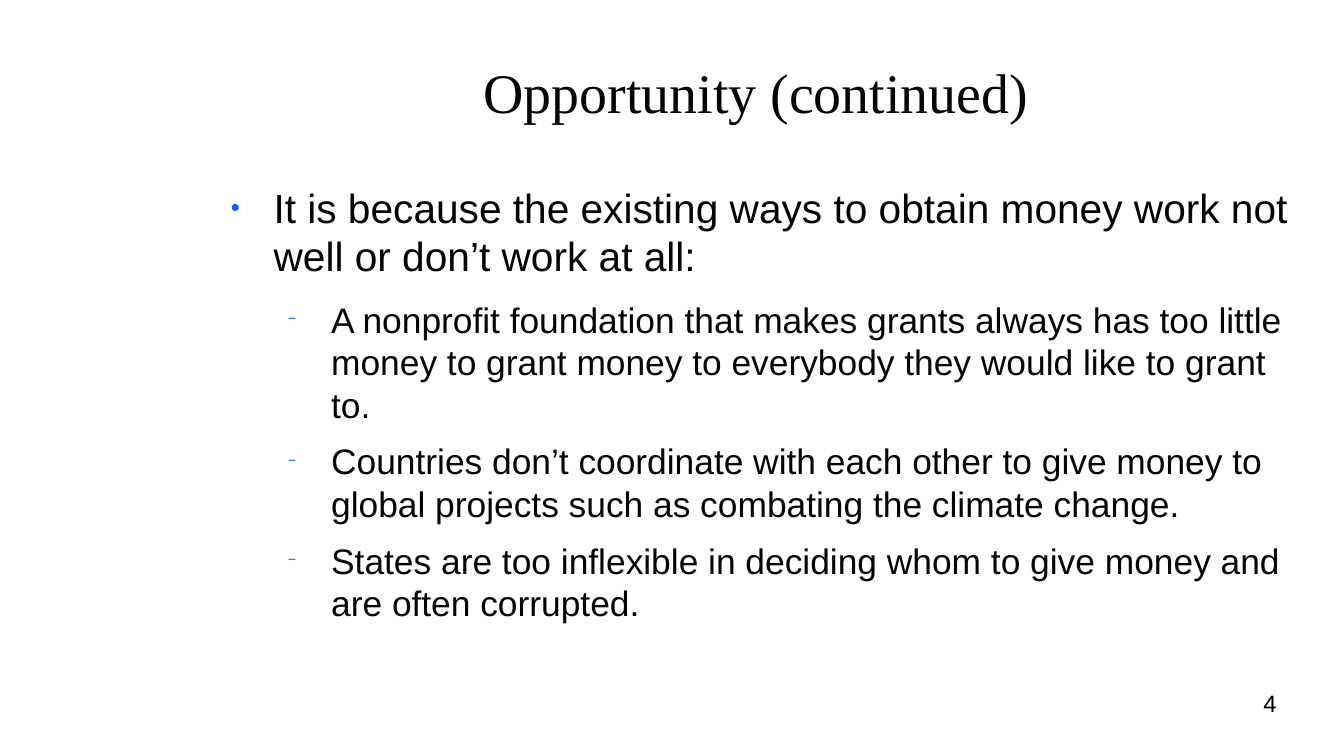
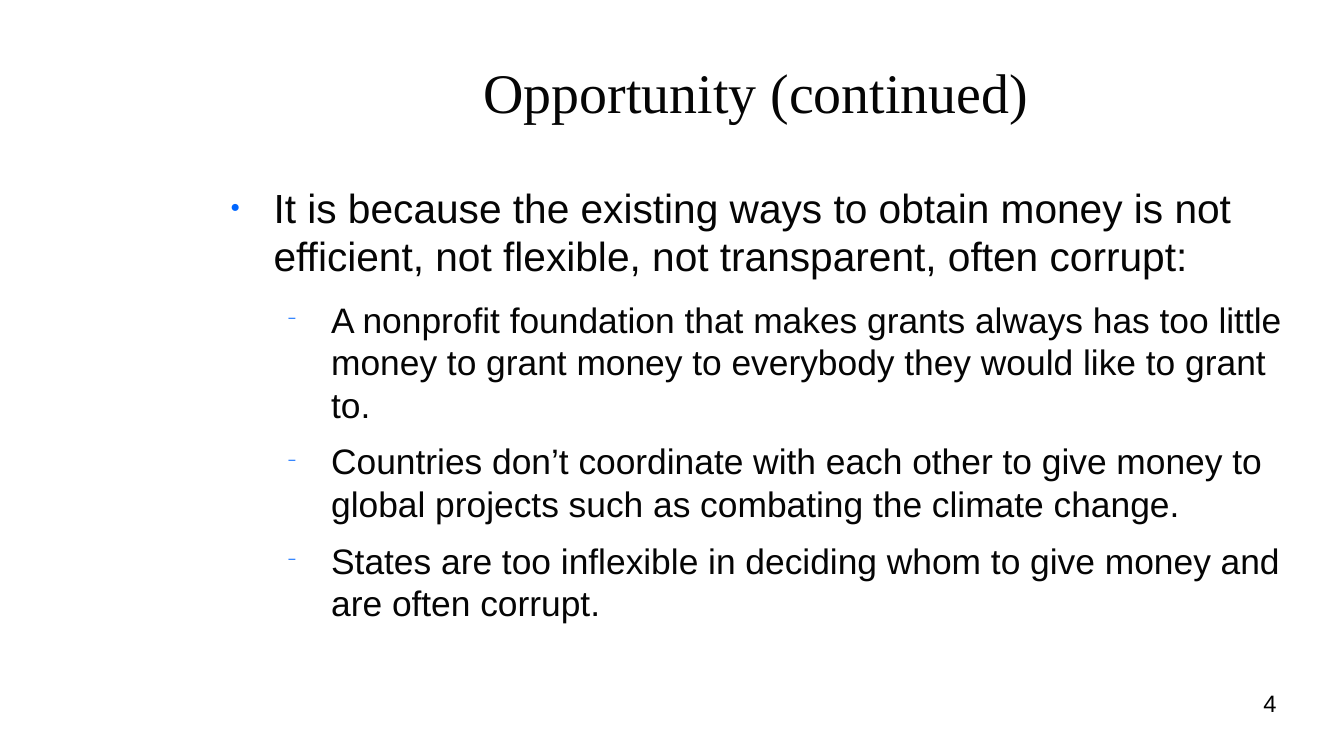
Before and after one commit to vporton/courts, a slide deck: slide 4 of deliverables/pitch-deck.odp. Drawn at 1344x756 pixels with LibreOffice and Linux fonts; fonts in the diff are those of the drawing; background and template pictures are left out. Boxes give left, top, right and bottom in pixels: in the first picture for what was removed or moved away, otherwise in the second. Text is boxed around its words. In the diff, an @@ line names an element or a change of style, - is before the commit and + after.

```diff
--- a/deliverables/pitch-deck.odp
+++ b/deliverables/pitch-deck.odp
@@ text at bbox=[274, 193, 1231, 279]: text changed @@
-● It is because the existing ways to obtain money work not well or don’t work at all:
+● It is because the existing ways to obtain money is not efficient, not flexible, not transparent, often corrupt:
@@ text at bbox=[331, 548, 1280, 622]: text changed @@
-  − States are too inflexible in deciding whom to give money and are often corrupted.
+  − States are too inflexible in deciding whom to give money and are often corrupt.
```
Also in this commit, not shown: 5 other slides changed.
